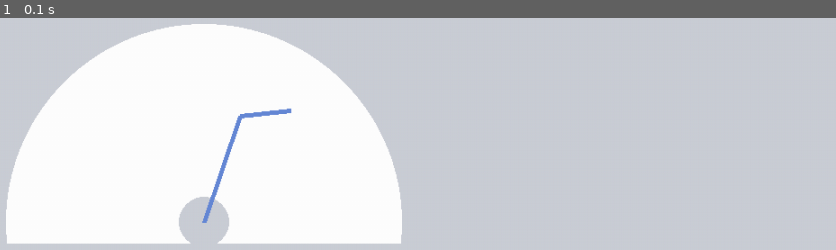
Above: before the commit, frame 1.
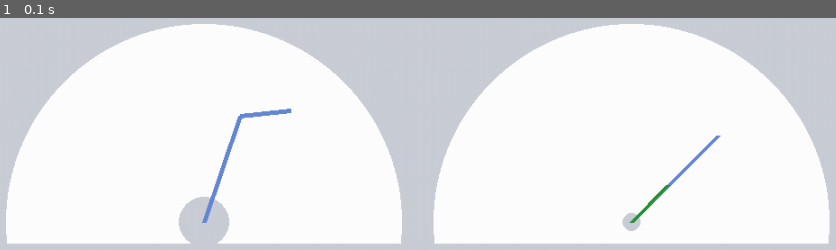
Above: after the commit, the same moment.

Repository: abackes19/ink
Game: pygame game, started from pygame-ik4.py
The game is run twice, just before and just after one commit, with the same random seed, the same clock (stepped at 60 frames per second) and the same inputs.
Inputs:
- Up to frame 1 (0.1 s): no input

The runs differ from the first frame. In frame 1, 36% of the frame differs, in the area x 51-100%, y 2-98%.

Commit message:
Update pygame-ik4.py

Diff:
--- a/pygame-ik4.py
+++ b/pygame-ik4.py
@@ -27,8 +27,8 @@
 originy = 250
 d_one = 124 # the distance from shoulder to elbow
 d_two = 96 # distance from elbow to wrist
-toriginx = 725
-toriginz = 250
+toriginx = 250
+toriginz = 725
 
 xm, ym = d_two, d_one
 x, y = d_two, d_one
